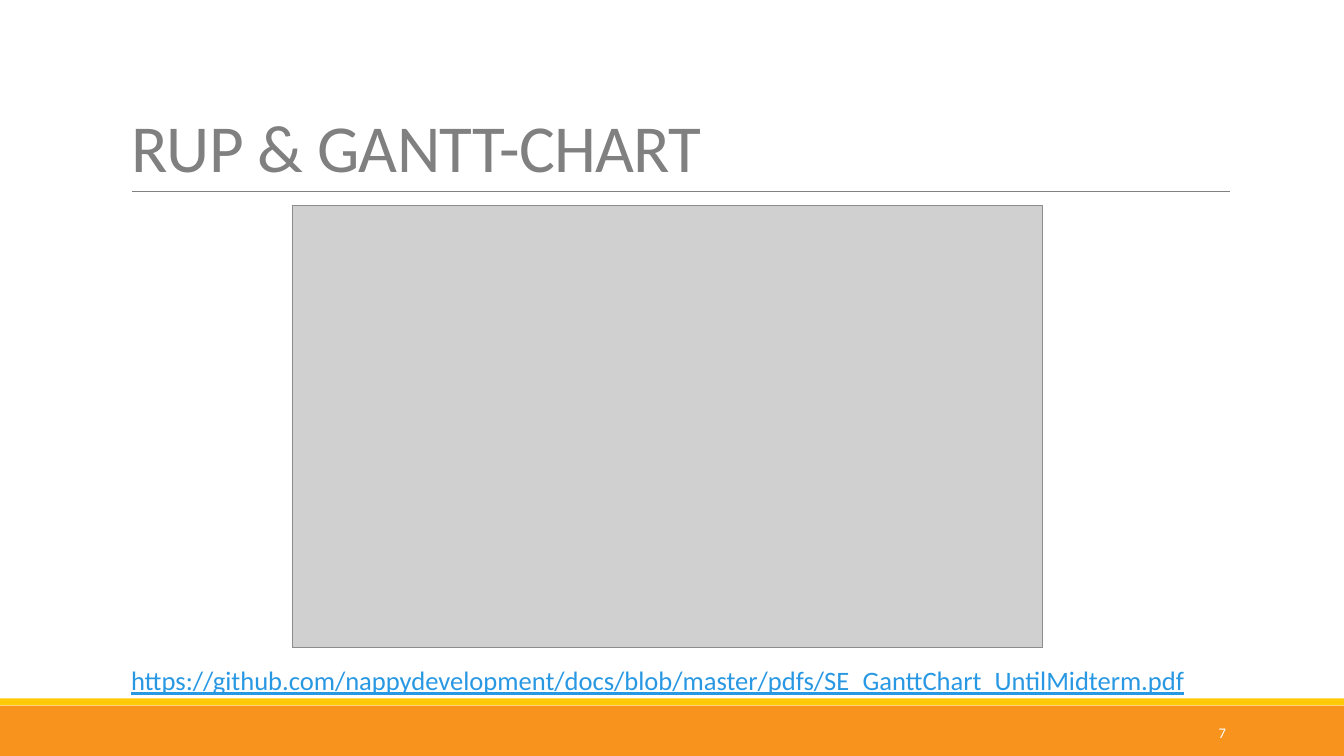
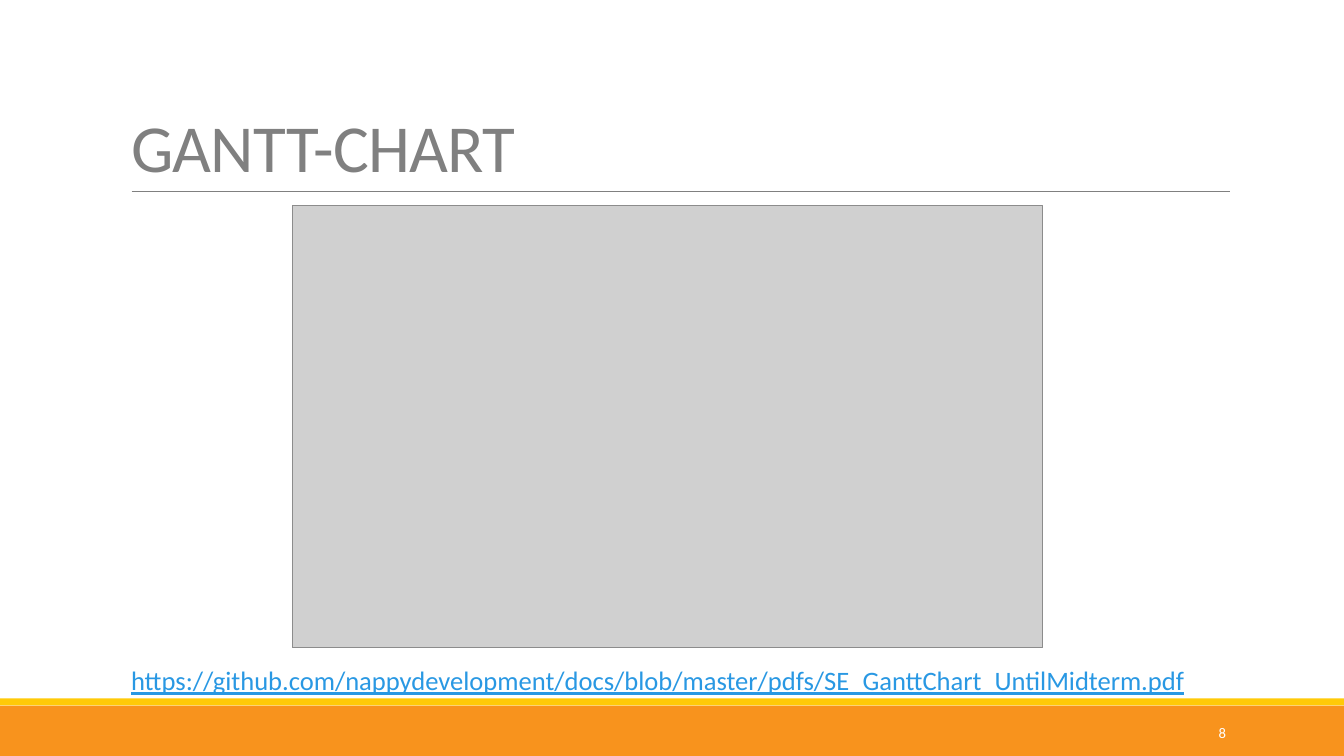
Before and after one commit to nappydevelopment/Nappy-the-ingenious-docs, a slide deck: slide 8 of presentation/Final/Final.pptx (slide 7 before the commit). Drawn at 1344x756 pixels with LibreOffice and Linux fonts; fonts in the diff are those of the drawing; grey boxes stand for pictures. Boxes give left, top, right and bottom in pixels: in the first picture for what was removed or moved away, otherwise in the second. Text is boxed around its words. In the diff, an @@ line names an element or a change of style, - is before the commit and + after.

```diff
--- a/presentation/Final/Final.pptx
+++ b/presentation/Final/Final.pptx
@@ title at [131,128,515,173]: text changed @@
-RUP & GANTT-CHART
+GANTT-CHART
@@ page number at [1219,728,1226,738]: text changed @@
-7
+8
```
Also in this commit, not shown: 8 other slides changed, 2 slides added, 1 other file.
